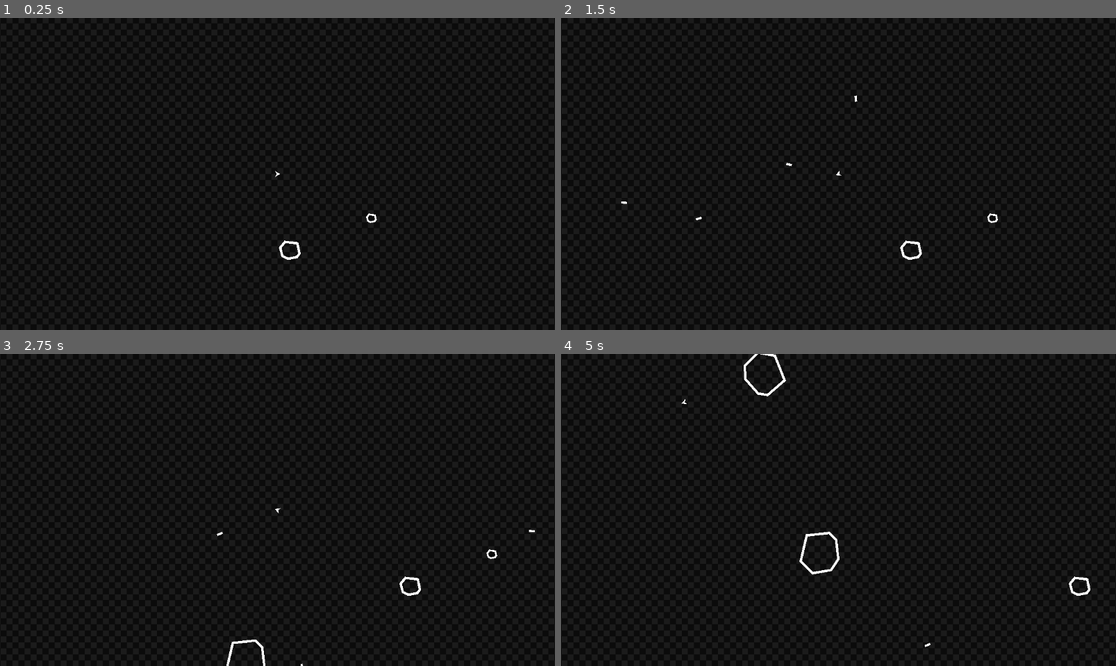
Above: before the commit, frames 1-4 (two rows, left to right).
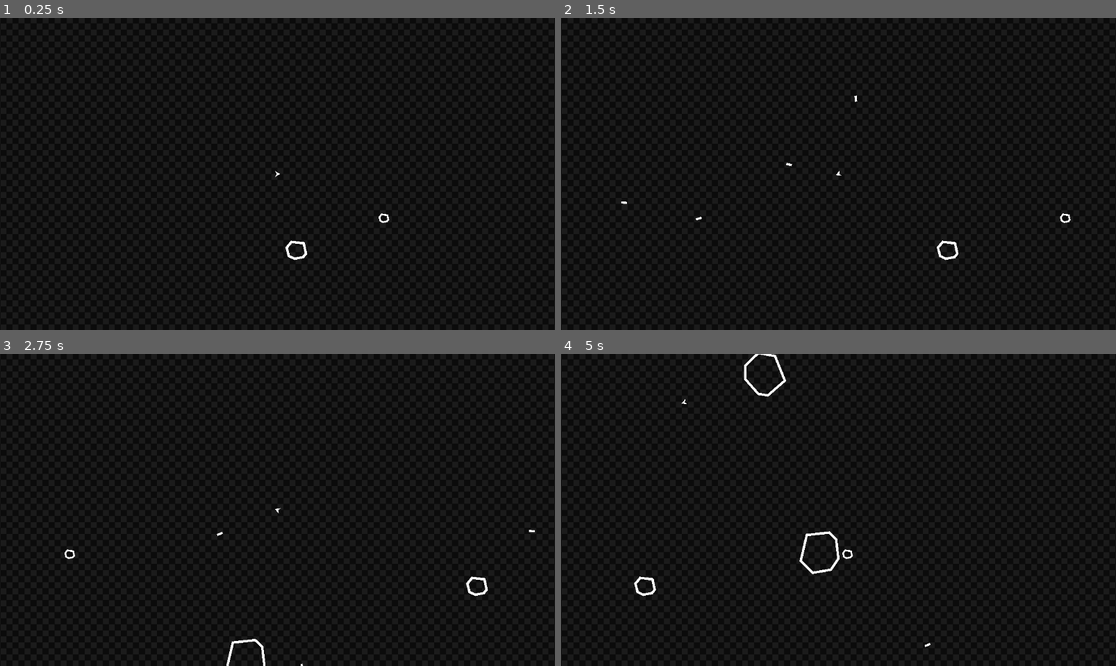
Above: after the commit, the same moments.

Repository: VI6IX/asteroidestroy
Game: Godot game, scene res://scenes/main.tscn
Same seed, same stepped clock (60 frames per second), same inputs: the game is played once before the commit and once after it.
Inputs:
- Up to frame 1 (0.25 s): no input
- Up to frame 2 (1.5 s): hold D (pan_Right) 0.53-1.28 s; hold Space (shoot) 0.53-1.28 s; hold A (pan_Left) from 1.28 s (still down); tap Space (shoot) at 1.35 s
- Up to frame 3 (2.75 s): release A (pan_Left) at 2.03 s; hold D (pan_Right) from 2.03 s (still down); hold Space (shoot) from 2.03 s (still down)
- Up to frame 4 (5 s): release D (pan_Right) at 2.78 s; release Space (shoot) at 2.78 s; hold W (thrust) 2.78-3.53 s; tap Space (shoot) at 2.85, 4.35 s; hold Space (shoot) 3.53-4.28 s; hold A (pan_Left) from 3.53 s (still down)

The runs differ from the first frame. In frame 1, 0.2% of the frame differs, in the area x 50-71%, y 62-78%; in frame 2, 0.3%; in frame 3, 0.3%; in frame 4, 0.4%, in the area x 13-96%, y 0-78%.

Commit message:
feat: add asteroid_medium and asteroid_small scripts

Diff:
--- a/scenes/asteroid_big.tscn
+++ b/scenes/asteroid_big.tscn
@@ -1,6 +1,6 @@
 [gd_scene load_steps=4 format=3 uid="uid://c0df7pwpghk5t"]
 
-[ext_resource type="Script" uid="uid://cxli1nn0cc0o4" path="res://scripts/asteroid.gd" id="1_e88pg"]
+[ext_resource type="Script" uid="uid://cxli1nn0cc0o4" path="res://scripts/asteroid_big.gd" id="1_e88pg"]
 [ext_resource type="PackedScene" uid="uid://23cbls1yy4dw" path="res://scenes/components/component_damage.tscn" id="2_5ah36"]
 [ext_resource type="PackedScene" uid="uid://ea2vv836t3ay" path="res://scenes/components/component_wrap.tscn" id="3_unc20"]
 
--- a/scenes/asteroid_medium.tscn
+++ b/scenes/asteroid_medium.tscn
@@ -1,6 +1,6 @@
 [gd_scene load_steps=4 format=3 uid="uid://b04q4t20kmm12"]
 
-[ext_resource type="Script" uid="uid://cxli1nn0cc0o4" path="res://scripts/asteroid.gd" id="1_pofgt"]
+[ext_resource type="Script" uid="uid://c8n0yb2qxn3nu" path="res://scripts/asteroid_medium.gd" id="1_pofgt"]
 [ext_resource type="PackedScene" uid="uid://23cbls1yy4dw" path="res://scenes/components/component_damage.tscn" id="2_vv68d"]
 [ext_resource type="PackedScene" uid="uid://ea2vv836t3ay" path="res://scenes/components/component_wrap.tscn" id="3_si1u6"]
 
@@ -30,10 +30,3 @@
 
 [node name="component_wrap" parent="." node_paths=PackedStringArray("COMPONENT_PARENT") instance=ExtResource("3_si1u6")]
 COMPONENT_PARENT = NodePath("..")
-
-[node name="wrap_timer" type="Timer" parent="."]
-wait_time = 5.0
-one_shot = true
-autostart = true
-
-[connection signal="timeout" from="wrap_timer" to="." method="_on_wrap_timer_timeout"]
--- a/scenes/asteroid_small.tscn
+++ b/scenes/asteroid_small.tscn
@@ -1,6 +1,6 @@
 [gd_scene load_steps=4 format=3 uid="uid://l5loutid46i1"]
 
-[ext_resource type="Script" uid="uid://cxli1nn0cc0o4" path="res://scripts/asteroid.gd" id="1_x7wxb"]
+[ext_resource type="Script" uid="uid://cg8arqt36au5g" path="res://scripts/asteroid_small.gd" id="1_x7wxb"]
 [ext_resource type="PackedScene" uid="uid://23cbls1yy4dw" path="res://scenes/components/component_damage.tscn" id="2_qo6y1"]
 [ext_resource type="PackedScene" uid="uid://ea2vv836t3ay" path="res://scenes/components/component_wrap.tscn" id="3_kci4s"]
 
--- a/scripts/asteroid.gd
+++ b/scripts/asteroid_big.gd
@@ -4,16 +4,15 @@
 @onready var wrap_Timer : Timer = $wrap_timer;
 @onready var COMPONENT_WRAP := $component_wrap;
 
-@export var SPEED : float = 100;
-@export var MAX_SPEED : float = 200;
+@export var SPEED : float = 200;
 
 func _ready() -> void:
 	COMPONENT_WRAP.can_wrap = false;
 
 func _process(_delta: float) -> void:
 	velocity += transform.x * SPEED;
-	if velocity.length() >= MAX_SPEED:
-		velocity = velocity.limit_length(MAX_SPEED);
+	if velocity.length() >= SPEED:
+		velocity = velocity.limit_length(SPEED);
 	move_and_slide();
 
 func _on_wrap_timer_timeout() -> void:
--- /dev/null
+++ b/scripts/asteroid_medium.gd
@@ -0,0 +1,12 @@
+extends CharacterBody2D
+
+@onready var SCREEN := get_viewport_rect();
+@onready var COMPONENT_WRAP := $component_wrap;
+
+@export var SPEED : float = 300;
+
+func _process(_delta: float) -> void:
+	velocity += transform.x * SPEED;
+	if velocity.length() >= SPEED:
+		velocity = velocity.limit_length(SPEED);
+	move_and_slide();
--- /dev/null
+++ b/scripts/asteroid_small.gd
@@ -0,0 +1,12 @@
+extends CharacterBody2D
+
+@onready var SCREEN := get_viewport_rect();
+@onready var COMPONENT_WRAP := $component_wrap;
+
+@export var SPEED : float = 400;
+
+func _process(_delta: float) -> void:
+	velocity += transform.x * SPEED;
+	if velocity.length() >= SPEED:
+		velocity = velocity.limit_length(SPEED);
+	move_and_slide();
Renamed: scripts/asteroid.gd.uid -> scripts/asteroid_big.gd.uid
Not shown, added: scripts/asteroid_medium.gd.uid
Not shown, added: scripts/asteroid_small.gd.uid
